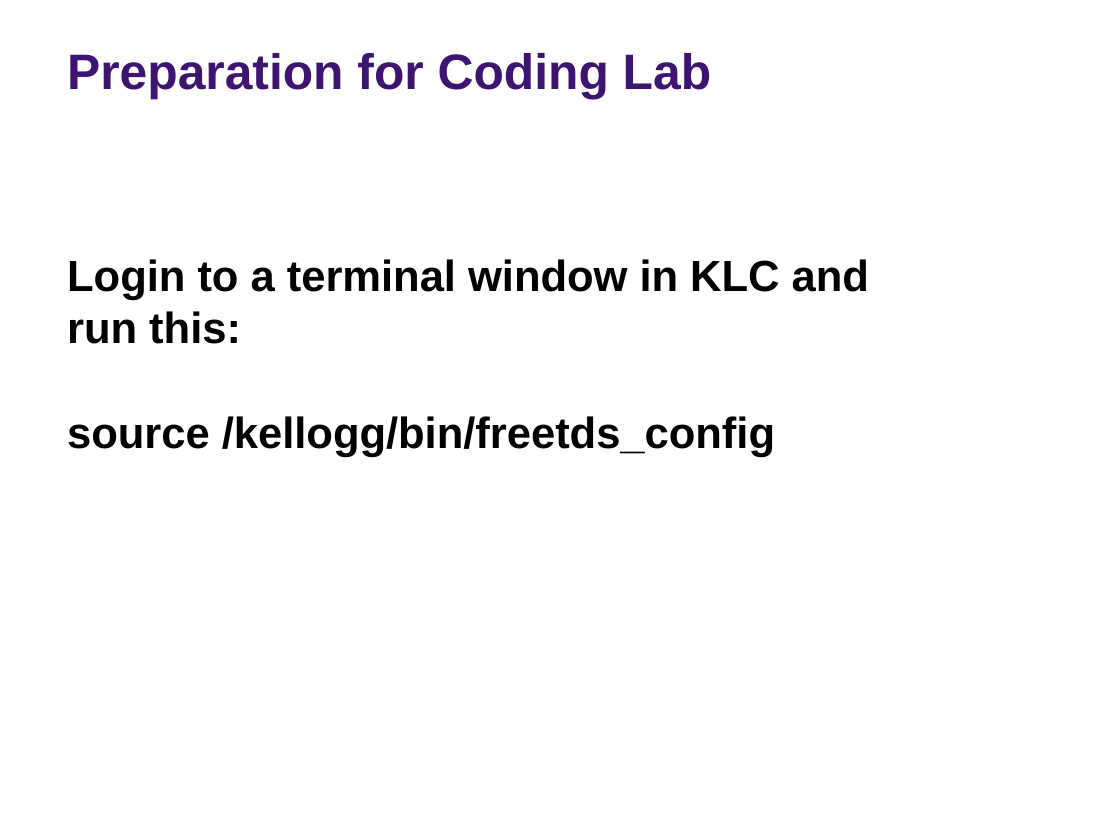
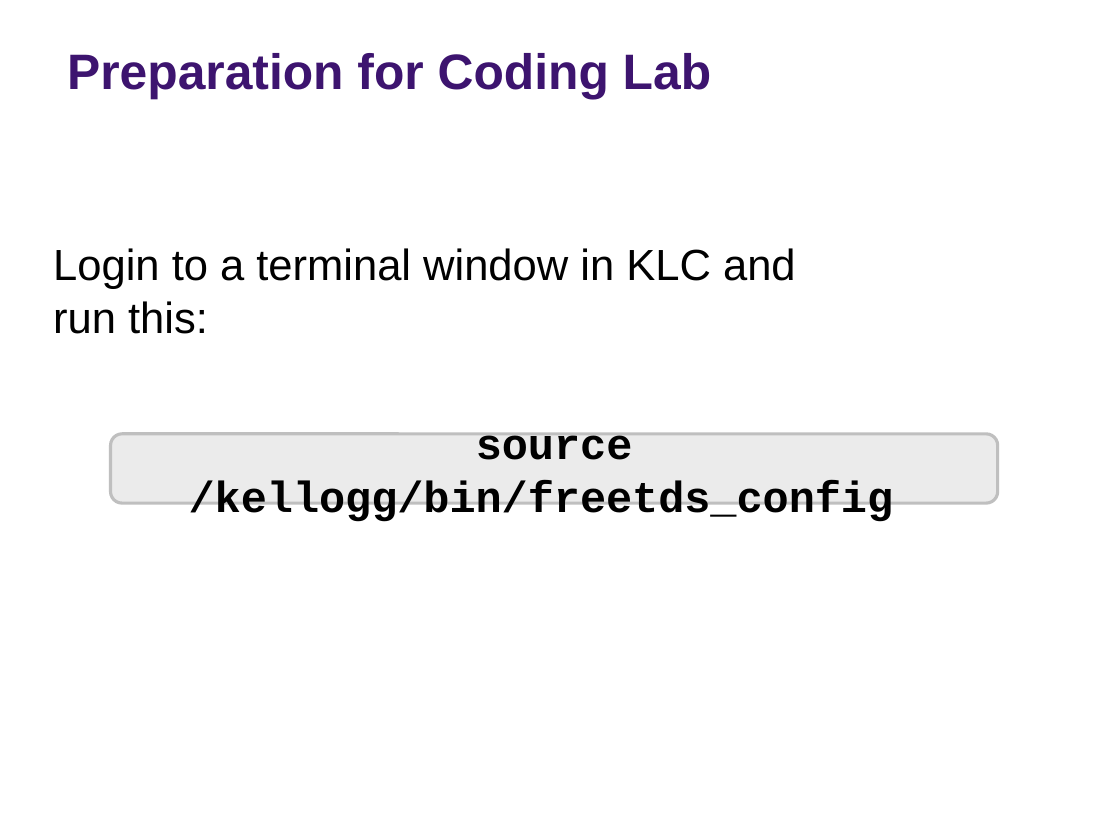
Before and after one commit to rs-kellogg/empirical-workshop-2020, a slide deck: slide 3 of 1-sql-primer/SQL_Primer.pptx. Drawn at 1120x840 pixels with LibreOffice and Linux fonts; fonts in the diff are those of the drawing; background and template pictures are left out. Boxes give left, top, right and bottom in pixels: in the first picture for what was removed or moved away, otherwise in the second. Text is boxed around its words. In the diff, an @@ line names an element or a change of style, - is before the commit and + after.

```diff
--- a/1-sql-primer/SQL_Primer.pptx
+++ b/1-sql-primer/SQL_Primer.pptx
@@ text "Login to a terminal window ...": place and size @@
-text "Login to a terminal window ..." at (67, 259, 869, 457)
+text "Login to a terminal window ..." at (53, 248, 796, 334)
@@ text "Login to a terminal window ..." at (53, 248, 796, 334): bold off @@
@@ text at (67, 416, 775, 457): paragraph removed @@
-source /kellogg/bin/freetds_config
@@ rounded rectangle added at (111, 433, 998, 503), fill #BFBFBF at 30% opacity, outline #BFBFBF 2 pt, 28 pt, text #000000, bold @@
+source /kellogg/bin/freetds_config
```
Also in this commit, not shown: 4 other slides changed.
